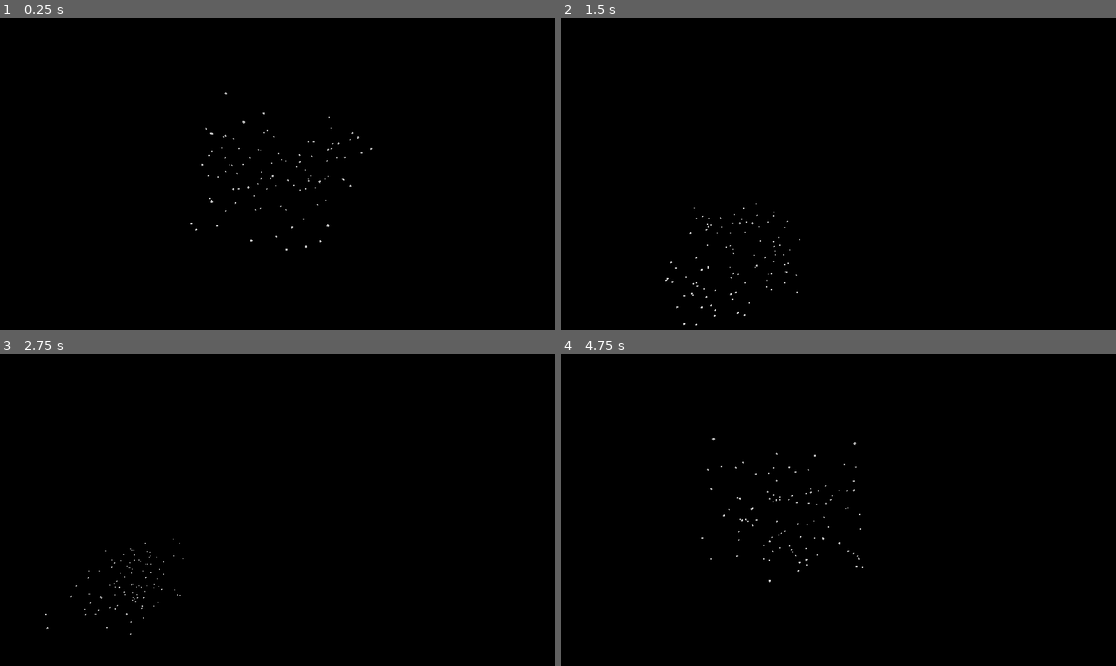
Above: before the commit, frames 1-4 (two rows, left to right).
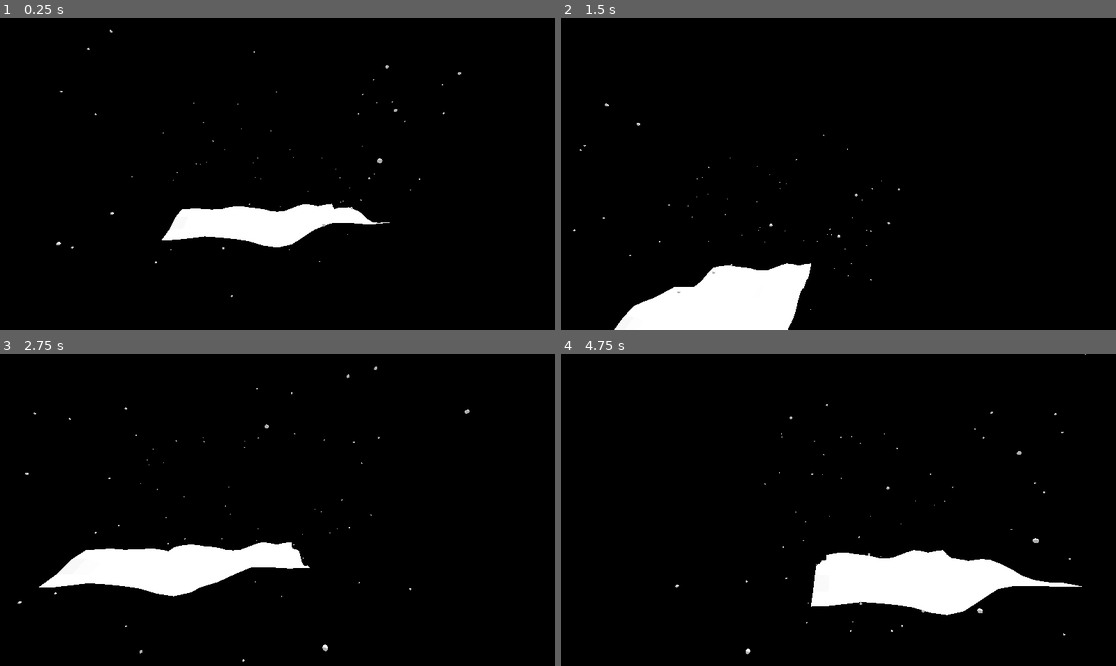
Above: after the commit, the same moments.

Repository: kingsiddhu/boids-godot
Game: Godot game, scene res://Assets/demoStuff/Main3.0.tscn
Two runs of this game, one before a commit and one after it. Both use one fixed random seed, a clock stepped at 60 frames per second and the inputs below. Before the commit the project starts from res://Assets/Main3.0.tscn.
Inputs (mouse positions are in pixels of both pictures, inside the frame that each line leads up to):
- Up to frame 1 (0.25 s): no input
- Up to frame 2 (1.5 s): move the mouse to (960, 158) at 0.52 s; hold D 0.53-1.28 s; hold Shift 0.53-1.28 s; click (960, 158) at 0.67 s; tap Ctrl at 0.8, 1.35 s; move the mouse to (727, 189) at 1.27 s; hold S from 1.28 s (still down); click (727, 189) at 1.42 s
- Up to frame 3 (2.75 s): tap R at 1.55 s; move the mouse to (333, 441) at 2.02 s; release S at 2.03 s; hold D from 2.03 s (still down); hold R from 2.03 s (still down); click (333, 441) at 2.17 s; tap Shift at 2.3 s
- Up to frame 4 (4.75 s): move the mouse to (810, 572) at 2.77 s; release D at 2.78 s; release R at 2.78 s; hold W 2.78-3.53 s; tap Shift at 2.85, 4.55 s; click (810, 572) at 2.92 s; tap Ctrl at 3.05 s; move the mouse to (1005, 556) at 3.52 s; hold Ctrl 3.53-4.28 s; hold A from 3.53 s (still down); click (1005, 556) at 3.67 s; tap R at 3.8, 4.35 s; move the mouse to (672, 463) at 4.27 s; click (672, 463) at 4.42 s

The runs differ from the first frame. In frame 1, 3.4% of the frame differs, in the area x 10-84%, y 3-90%; in frame 2, 5.2%; in frame 3, 4.9%; in frame 4, 6.0%, in the area x 20-95%, y 0-97%.

Commit message:
Massive changes - check description
fixed Avoidance System.

Added terrain Avoidance.

added frame skip depending on distance to camera.

Further optimization to be done later. runs excellently for now

Diff:
--- a/Assets/Avoider.tscn
+++ b/Assets/Avoider.tscn
@@ -2,7 +2,8 @@
 
 [ext_resource type="Script" uid="uid://bqs1knj2ygjje" path="res://Assets/avoidermarker.gd" id="1_l7jnd"]
 
-[sub_resource type="SphereShape3D" id="SphereShape3D_l7jnd"]
+[sub_resource type="SphereShape3D" id="SphereShape3D_fgkb6"]
+radius = 1.0
 
 [node name="Marker3D" type="Marker3D"]
 gizmo_extents = 10.0
@@ -13,5 +14,5 @@
 collision_mask = 0
 
 [node name="CollisionShape3D" type="CollisionShape3D" parent="Area3D"]
-shape = SubResource("SphereShape3D_l7jnd")
-debug_color = Color(0, 0.646967, 0.223719, 0.42)
+shape = SubResource("SphereShape3D_fgkb6")
+debug_color = Color(0, 0.647059, 0.223529, 1)
--- a/Assets/Main3.0.tscn
+++ /dev/null
@@ -1,45 +0,0 @@
-[gd_scene load_steps=7 format=3 uid="uid://dry4n2alw8f6c"]
-
-[ext_resource type="PackedScene" uid="uid://bru0yqvf86m27" path="res://Assets/boidSpawner.tscn" id="1_bdxne"]
-[ext_resource type="Script" uid="uid://dwj8q0bub5143" path="res://Assets/cam.gd" id="4_l1les"]
-
-[sub_resource type="ProceduralSkyMaterial" id="ProceduralSkyMaterial_5we7w"]
-sky_horizon_color = Color(0.662243, 0.671743, 0.686743, 1)
-ground_horizon_color = Color(0.662243, 0.671743, 0.686743, 1)
-
-[sub_resource type="Sky" id="Sky_fejey"]
-sky_material = SubResource("ProceduralSkyMaterial_5we7w")
-
-[sub_resource type="Environment" id="Environment_h4bx0"]
-background_mode = 1
-sky = SubResource("Sky_fejey")
-ambient_light_source = 2
-ambient_light_color = Color(1, 1, 1, 1)
-tonemap_mode = 2
-glow_enabled = true
-
-[sub_resource type="SphereShape3D" id="SphereShape3D_bdxne"]
-radius = 16.87
-
-[node name="Main3_0" type="Node3D"]
-
-[node name="WorldEnvironment" type="WorldEnvironment" parent="."]
-environment = SubResource("Environment_h4bx0")
-
-[node name="DirectionalLight3D" type="DirectionalLight3D" parent="."]
-transform = Transform3D(-0.866025, -0.433013, 0.25, 0, 0.5, 0.866025, -0.5, 0.75, -0.433013, 0, 0, 0)
-shadow_enabled = true
-
-[node name="boidSpawner" parent="." instance=ExtResource("1_bdxne")]
-
-[node name="CollisionShape3D" parent="boidSpawner/Avoiders/Marker3D/Area3D" index="0"]
-shape = SubResource("SphereShape3D_bdxne")
-
-[node name="Node3D" type="Node3D" parent="."]
-script = ExtResource("4_l1les")
-
-[node name="Camera3D" type="Camera3D" parent="Node3D"]
-transform = Transform3D(1, 0, 0, 0, 1, 0, 0, 0, 1, 0, 0, 132.331)
-
-[editable path="boidSpawner"]
-[editable path="boidSpawner/Avoiders/Marker3D"]
--- a/Assets/boid.gd
+++ b/Assets/boid.gd
@@ -3,6 +3,8 @@
 @export var maxVelocity: float = 280
 @export var maxAcceleration: float = 1000
 
+var frameskip : int
+var frame = 0
 var Parent : VisibleOnScreenNotifier3D
 var velocity := Vector3.ZERO
 var acceleration := Vector3.ZERO
@@ -18,7 +20,8 @@
 						randf_range(-maxVelocity, maxVelocity))
 
 func _process(delta):
-	if Parent.is_on_screen():
+	frame+=1
+	if Parent.is_on_screen() and frame>=frameskip:
 		velocity += acceleration.limit_length(maxAcceleration * delta)
 		velocity = velocity.limit_length(maxVelocity)
 		acceleration.x = 0
@@ -28,3 +31,4 @@
 		position += velocity * delta
 
 		look_at(position + velocity)
+		frame = 0
--- a/Assets/boidSpawner.gd
+++ b/Assets/boidSpawner.gd
@@ -7,29 +7,45 @@
 
 var _boids = []
 var _avoiders = []
+var _terrain = []
 
 
 @export var bordermag : float = .9
-@onready var enve := aabb.position
-@onready var epve := aabb.size + enve
-
-@onready var bsafen := enve * bordermag
-@onready var bsafep := epve * bordermag
+@onready var enve := aabb.position     #-ve min box
+@onready var epve := aabb.size + enve  #+ve max box
+
+@onready var bsafen := enve * bordermag #-ve warning zone
+@onready var bsafep := epve * bordermag #+ve warning zone
+
+@onready var bTn := enve * .5 #-ve Terrain search
+@onready var bTp := epve * .5 #+ve Terrain search
+
+const midPoint = Vector3.ZERO
+var raylen :int
+var frame : int
+var frameskip : int
+var oldframeskip:int
+
 @onready var thread : Thread = Thread.new()
-
+@export_flags_3d_physics var AvoiderMask :int = 0:
+	get:
+		return AvoiderMask
+	set(val):
+		$DEBUG/Master.collision_mask = val
 @export var update : bool = false:
 	get:
 		return update
 	set(val):
-		print(val)
 		update = false
-		$DEBUG/Area3D/CollisionShape3D.shape.size = aabb.size
-		$DEBUG/Area3D2/CollisionShape3D.shape.size = aabb.size *bordermag
-
-
+		$DEBUG/Master/CollisionShape3D.shape.size = aabb.size
+		$DEBUG/OuterLimit/CollisionShape3D.shape.size = aabb.size *bordermag
+		$DEBUG/BorderCheck/CollisionShape3D.shape.size = aabb.size *.5
+		$RayCast3D.target_position = Vector3(0,-enve.distance_to(Vector3.ZERO),0)
+@export var debug:bool
 # Called when the node enters the scene tree for the first time.
 func _ready():
 	if not Engine.is_editor_hint():
+
 		_avoiders = $Avoiders.get_children()
 		prints(enve,epve)
 		randomize()
@@ -46,22 +62,33 @@
 			instance.Parent = self
 			instance.maxVelocity = boidData.maxVelocity
 			instance.maxAcceleration = boidData.maxAcceleration
+	$RayCast3D.target_position = Vector3(0,-enve.distance_to(Vector3.ZERO),0)
+	raylen=enve.distance_to(Vector3.ZERO)
+	update = true
 
 func _process(delta):
 	if not Engine.is_editor_hint():
 		if is_on_screen():
-			#thread.start(_run.bind(delta, $Avoiders.get_children()))
-			_run(delta)
+			frame+=1
+			frameskip = int(0.01*get_viewport().get_camera_3d().global_position.distance_to(global_position))**1.5
+			#prints(frame,frameskip)
+			if frame>=frameskip:
+				#thread.start(_run.bind(delta, $Avoiders.get_children()))
+				_run(delta)
+				frame = 0
+				oldframeskip = frameskip
 
 func _run(delta):
+
+	for i in _avoiders:
+		_escapePredator(i)
 	_detectNeighbors()
 	_cohesion()
 	_separation()
 	_alignment()
 	_randomness()
+	_detectTerrain()
 	_borders(delta)
-	for i in _avoiders:
-		_escapePredator(i)
 
 	#call_deferred("_detectNeighbors")
 	#call_deferred("_cohesion")
@@ -74,6 +101,7 @@
 
 func _detectNeighbors():
 	for i in range(_boids.size()):
+		_boids[i].frameskip = frameskip
 		_boids[i].neighbors.clear()
 		_boids[i].neighborsDistances.clear()
 
@@ -85,7 +113,29 @@
 				_boids[j].neighbors.append(_boids[i])
 				_boids[i].neighborsDistances.append(distance)
 				_boids[j].neighborsDistances.append(distance)
-
+func _detectTerrain():
+	for boid in _boids:
+		var pos :Vector3= boid.position
+		if ((pos.x < bTn.x or pos.x > bTp.x) or
+			(pos.y < bTn.y or pos.y > bTp.y) or
+			(pos.z < bTn.z or pos.z > bTp.z)):
+			var dir :Vector3= (midPoint - pos).normalized()
+			#$RayCast3D.look_at(dir )
+			$RayCast3D.target_position = -dir * raylen
+			$RayCast3D.force_raycast_update()
+			if $RayCast3D.is_colliding():
+				var colpoint :Vector3= $RayCast3D.get_collision_point()
+
+				if pos.distance_to(midPoint)>colpoint.distance_to(midPoint)*.9:
+					#prints(colpoint.y, pos.y, )
+					if debug:
+						var deb = CSGBox3D.new()
+						deb.position = colpoint
+						add_child(deb)
+					$RayCast3D.debug_shape_custom_color = Color("ffffff")
+					boid.acceleration += dir
+				else:
+					$RayCast3D.debug_shape_custom_color = Color("ffff00")
 func _cohesion():
 	for i in range(_boids.size()):
 		var neighbors = _boids[i].neighbors
@@ -170,13 +220,14 @@
 func _escapePredator(i):
 	for boid in _boids:
 		var dist = boid.get_position().distance_to(i.get_position())
-		if (dist < boidData.predatorMinDist):
+		if (dist < min(i.mul,boidData.predatorMinDist)):
 			var dir = (boid.get_position() - i.get_position()).normalized()
-			var multiplier = sqrt(1 - (dist / boidData.predatorMinDist)) * i.mul
+			var multiplier = sqrt((1 - (dist / boidData.predatorMinDist)))
 			boid.acceleration += dir * multiplier * boidData.predatorWeight / (_avoiders.size())
 
 func _exit_tree() -> void:
-	thread.wait_to_finish()
+	if not Engine.is_editor_hint():
+		thread.wait_to_finish()
 
 
 func _on_area_3d_body_entered(body: Node3D) -> void:
@@ -186,3 +237,10 @@
 func _on_area_3d_body_exited(body: Node3D) -> void:
 	if body.is_in_group("Avoider_boid"):
 		_avoiders.erase(body)
+
+
+func _on_property_list_changed() -> void:
+	$DEBUG/Master/CollisionShape3D.shape.size = aabb.size
+	$DEBUG/OuterLimit/CollisionShape3D.shape.size = aabb.size *bordermag
+	$DEBUG/BorderCheck/CollisionShape3D.shape.size = aabb.size *.5
+	$RayCast3D.target_position = Vector3(0,-enve.distance_to(Vector3.ZERO),0)
--- a/Assets/boidSpawner.tscn
+++ b/Assets/boidSpawner.tscn
@@ -26,6 +26,9 @@
 [sub_resource type="BoxShape3D" id="BoxShape3D_870tr"]
 size = Vector3(85.9344, 62.7036, 93.3975)
 
+[sub_resource type="BoxShape3D" id="BoxShape3D_qqdmh"]
+size = Vector3(47.7413, 34.8354, 51.8875)
+
 [node name="boidSpawner" type="VisibleOnScreenNotifier3D"]
 aabb = AABB(-47.7413, -34.8354, -51.8875, 95.4827, 69.6707, 103.775)
 script = ExtResource("1_ty3wl")
@@ -36,21 +39,39 @@
 
 [node name="Avoiders" type="Node3D" parent="."]
 
+[node name="RayCast3D" type="RayCast3D" parent="."]
+target_position = Vector3(0, -78.6451, 0)
+
 [node name="DEBUG" type="Node3D" parent="."]
 
-[node name="Area3D" type="Area3D" parent="DEBUG"]
+[node name="Master" type="Area3D" parent="DEBUG"]
 
-[node name="CollisionShape3D" type="CollisionShape3D" parent="DEBUG/Area3D"]
+[node name="CollisionShape3D" type="CollisionShape3D" parent="DEBUG/Master"]
 shape = SubResource("BoxShape3D_cdoht")
 debug_color = Color(0.67451, 0.388235, 0.835294, 0.211765)
 
-[node name="Area3D2" type="Area3D" parent="DEBUG"]
+[node name="OuterLimit" type="Area3D" parent="DEBUG"]
+visible = false
 collision_layer = 0
 collision_mask = 0
+monitoring = false
+monitorable = false
 
-[node name="CollisionShape3D" type="CollisionShape3D" parent="DEBUG/Area3D2"]
+[node name="CollisionShape3D" type="CollisionShape3D" parent="DEBUG/OuterLimit"]
 shape = SubResource("BoxShape3D_870tr")
 debug_color = Color(0, 0.557824, 0.899304, 0.172549)
 
-[connection signal="body_entered" from="DEBUG/Area3D" to="." method="_on_area_3d_body_entered"]
-[connection signal="body_exited" from="DEBUG/Area3D" to="." method="_on_area_3d_body_exited"]
+[node name="BorderCheck" type="Area3D" parent="DEBUG"]
+visible = false
+collision_layer = 0
+collision_mask = 0
+monitoring = false
+monitorable = false
+
+[node name="CollisionShape3D" type="CollisionShape3D" parent="DEBUG/BorderCheck"]
+shape = SubResource("BoxShape3D_qqdmh")
+debug_color = Color(0, 0.557824, 0.899304, 0.172549)
+
+[connection signal="editor_state_changed" from="." to="." method="_on_property_list_changed"]
+[connection signal="body_entered" from="DEBUG/Master" to="." method="_on_area_3d_body_entered"]
+[connection signal="body_exited" from="DEBUG/Master" to="." method="_on_area_3d_body_exited"]
--- a/Assets/cam.gd
+++ /dev/null
@@ -1,23 +0,0 @@
-extends Node3D
-
-
-func _physics_process(delta: float) -> void:
-	var d: Vector3
-
-	d.y+= (int(Input.is_key_pressed(KEY_SHIFT)) - int(Input.is_key_pressed(KEY_CTRL)))
-	d.x+= (int(Input.is_key_pressed(KEY_D)) - int(Input.is_key_pressed(KEY_A)))
-	d.z-= (int(Input.is_key_pressed(KEY_W)) - int(Input.is_key_pressed(KEY_S)))
-	position += transform.basis * d * delta * 100
-
-
-
-func _input(event: InputEvent) -> void:
-	if event is InputEventMouseMotion and Input.is_mouse_button_pressed(MOUSE_BUTTON_RIGHT):
-		var x = event.relative
-		rotation.y += x.x * 0.01
-		rotation.x += x.y * 0.01
-	if event is InputEventMouseButton:
-		if event.button_index == MOUSE_BUTTON_WHEEL_UP:
-			$Camera3D.position.z = clampf($Camera3D.position.z + 100 * get_physics_process_delta_time(), 0, 1000)
-		if event.button_index == MOUSE_BUTTON_WHEEL_DOWN:
-			$Camera3D.position.z= clampf($Camera3D.position.z - 100 * get_physics_process_delta_time(), 0, 1000)
--- /dev/null
+++ b/Assets/demoStuff/Main3.0.tscn
@@ -0,0 +1,85 @@
+[gd_scene load_steps=12 format=3 uid="uid://dry4n2alw8f6c"]
+
+[ext_resource type="PackedScene" uid="uid://bru0yqvf86m27" path="res://Assets/boidSpawner.tscn" id="1_ydbo0"]
+[ext_resource type="PackedScene" uid="uid://bpfru02q8e6wo" path="res://Assets/boid.tscn" id="2_6mrne"]
+[ext_resource type="PackedScene" uid="uid://6vafswhl2mg2" path="res://Assets/Avoider.tscn" id="2_o37yf"]
+[ext_resource type="Script" uid="uid://dwj8q0bub5143" path="res://Assets/demoStuff/cam.gd" id="3_6mrne"]
+[ext_resource type="Script" uid="uid://bkuxrdlc6ng6h" path="res://Assets/boidResource.gd" id="3_cr223"]
+[ext_resource type="ArrayMesh" uid="uid://d4awrjrqgxauf" path="res://Assets/demoStuff/Terrain.obj" id="4_cr223"]
+[ext_resource type="Shape3D" uid="uid://df76e1vgnbfy0" path="res://Assets/demoStuff/Terrain0.shape" id="7_cr223"]
+
+[sub_resource type="ProceduralSkyMaterial" id="ProceduralSkyMaterial_5we7w"]
+sky_horizon_color = Color(0.662243, 0.671743, 0.686743, 1)
+ground_horizon_color = Color(0.662243, 0.671743, 0.686743, 1)
+
+[sub_resource type="Sky" id="Sky_fejey"]
+sky_material = SubResource("ProceduralSkyMaterial_5we7w")
+
+[sub_resource type="Environment" id="Environment_h4bx0"]
+background_mode = 1
+sky = SubResource("Sky_fejey")
+ambient_light_source = 2
+ambient_light_color = Color(1, 1, 1, 1)
+tonemap_mode = 2
+glow_enabled = true
+
+[sub_resource type="Resource" id="Resource_uu4b6"]
+script = ExtResource("3_cr223")
+boidScene = ExtResource("2_6mrne")
+visualRange = 3.0
+separationDistance = 8.0
+predatorMinDist = 30.0
+cohesionWeight = 0.1
+separationWeight = 5.0
+alignmentWeight = 1.0
+bordersWeight = 30.0
+predatorWeight = 50.0
+randomnessFactor = 10.0
+maxVelocity = 28.0
+maxAcceleration = 100.0
+metadata/_custom_type_script = "uid://bkuxrdlc6ng6h"
+
+[node name="Main3_0" type="Node3D"]
+
+[node name="WorldEnvironment" type="WorldEnvironment" parent="."]
+environment = SubResource("Environment_h4bx0")
+
+[node name="DirectionalLight3D" type="DirectionalLight3D" parent="."]
+transform = Transform3D(-0.866025, -0.433013, 0.25, 0, 0.5, 0.866025, -0.5, 0.75, -0.433013, 0, 0, 0)
+shadow_enabled = true
+
+[node name="boidSpawner" parent="." instance=ExtResource("1_ydbo0")]
+aabb = AABB(-120.885, -99.7987, -169.932, 241.77, 199.597, 339.864)
+boidData = SubResource("Resource_uu4b6")
+
+[node name="Marker3D" parent="boidSpawner/Avoiders" index="0" instance=ExtResource("2_o37yf")]
+transform = Transform3D(1, 0, 0, 0, 1, 0, 0, 0, 1, 0, 0, 38.7513)
+mul = 30.0
+
+[node name="RayCast3D" parent="boidSpawner" index="2"]
+target_position = Vector3(0, -231.192, 0)
+
+[node name="Master" parent="boidSpawner/DEBUG" index="0"]
+collision_mask = 0
+
+[node name="Node3D" type="Node3D" parent="."]
+script = ExtResource("3_6mrne")
+
+[node name="Camera3D" type="Camera3D" parent="Node3D"]
+transform = Transform3D(1, 0, 0, 0, 1, 0, 0, 0, 1, 0, 0, 132.331)
+size = 86.713
+
+[node name="Marker3D" type="Marker3D" parent="Node3D"]
+gizmo_extents = 7.9
+
+[node name="MeshInstance3D" type="MeshInstance3D" parent="."]
+transform = Transform3D(48.115, 0, 0, 0, 48.115, 0, 0, 0, 48.115, 0, -25.3183, 0)
+transparency = 0.89
+mesh = ExtResource("4_cr223")
+
+[node name="StaticBody3D" type="StaticBody3D" parent="MeshInstance3D"]
+
+[node name="CollisionShape3D" type="CollisionShape3D" parent="MeshInstance3D/StaticBody3D"]
+shape = ExtResource("7_cr223")
+
+[editable path="boidSpawner"]
--- /dev/null
+++ b/Assets/demoStuff/cam.gd
@@ -0,0 +1,39 @@
+extends Node3D
+
+func _ready() -> void:
+	if FileAccess.file_exists("user://cam.json"):
+		var x = JSON.parse_string(FileAccess.get_file_as_string("user://cam.json"))
+		rotation.x =float(x[0])
+		rotation.y = float(x[1])
+		$Camera3D.position.z = float(x[2])
+	save()
+func save() -> void:
+	await get_tree().create_timer(3).timeout
+	FileAccess.open("user://cam.json", FileAccess.WRITE).store_string(JSON.stringify([rotation.x, rotation.y, $Camera3D.position.z, ]))
+	save()
+
+func _physics_process(delta: float) -> void:
+	var d: Vector3
+
+	d.y+= (int(Input.is_key_pressed(KEY_SHIFT)) - int(Input.is_key_pressed(KEY_CTRL)))
+	d.x+= (int(Input.is_key_pressed(KEY_D)) - int(Input.is_key_pressed(KEY_A)))
+	d.z-= (int(Input.is_key_pressed(KEY_W)) - int(Input.is_key_pressed(KEY_S)))
+	position += transform.basis * d * delta * 100
+
+
+
+func _input(event: InputEvent) -> void:
+	if Input.is_key_pressed(KEY_R):
+		position = Vector3.ZERO
+		$Camera3D.position.z = 120
+		rotation = Vector3.ZERO
+	if event is InputEventMouseMotion and Input.is_mouse_button_pressed(MOUSE_BUTTON_RIGHT):
+		var x = event.relative
+		rotation.y += x.x * 0.01
+		rotation.x += x.y * 0.01
+	if event is InputEventMouseButton:
+		if event.button_index == MOUSE_BUTTON_WHEEL_UP:
+			$Camera3D.position.z = clampf($Camera3D.position.z - 100 * get_physics_process_delta_time(), 0, 1000)
+		if event.button_index == MOUSE_BUTTON_WHEEL_DOWN:
+			$Camera3D.position.z = clampf($Camera3D.position.z + 100 * get_physics_process_delta_time(), 0, 1000)
+		$Marker3D.gizmo_extents = clamp($Camera3D.position.z, 1, 1000)
--- a/project.godot
+++ b/project.godot
@@ -13,7 +13,12 @@
 config/name="Boids"
 run/main_scene="uid://dry4n2alw8f6c"
 config/features=PackedStringArray("4.4", "Forward Plus")
+run/max_fps=30
 config/icon="res://icon.svg"
+
+[display]
+
+window/vsync/vsync_mode=0
 
 [dotnet]
 
Not shown: 1 places in Assets/boidSpawner.tscn that only renumber resources
Not shown, added: Assets/demoStuff/Terrain.obj
Not shown, added: Assets/demoStuff/Terrain.obj.import
Binary file added: Assets/demoStuff/Terrain0.shape
Renamed: Assets/cam.gd.uid -> Assets/demoStuff/cam.gd.uid
